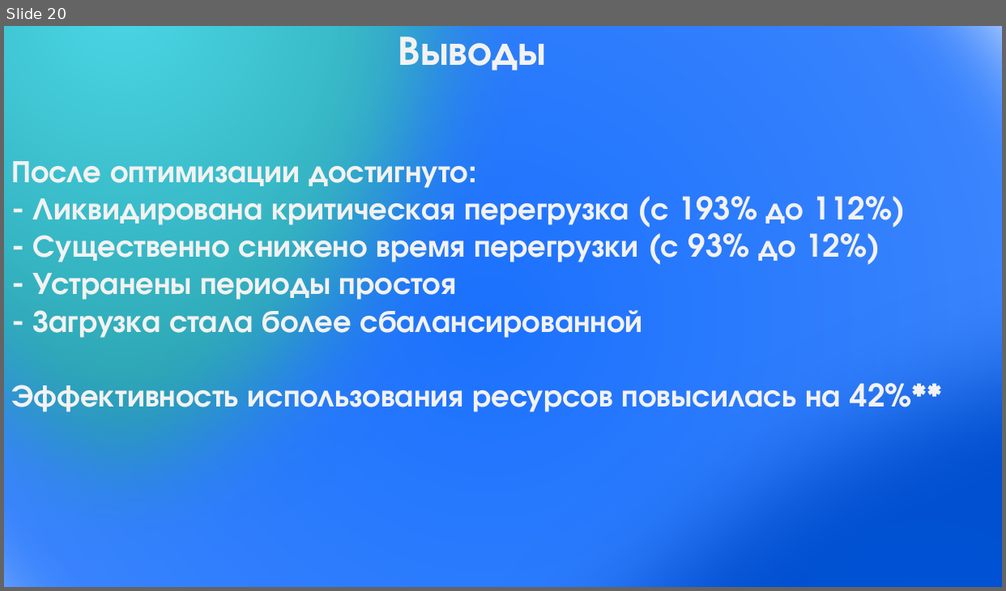
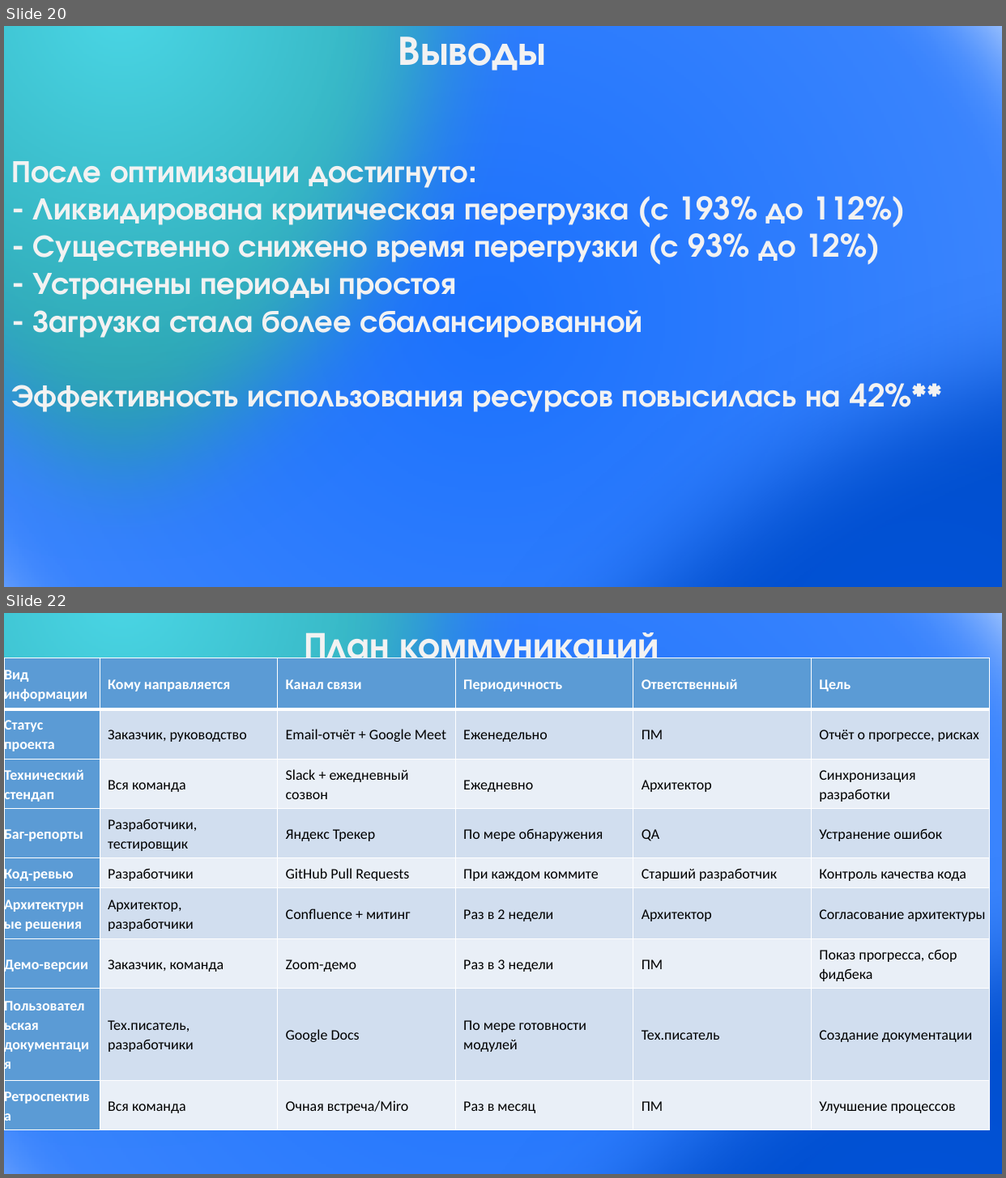
Before and after one commit to HozainFermi/upp, a slide deck: Презентация1.pptx. Shown one above the other, each under a label of ours: slide 20 before the commit, slides 20 and 22 after it; the slides between them are not shown. The pictures are 1006x591 and 1006x1178 pixels, drawn with LibreOffice and Linux fonts; fonts in the diff are those of the drawing. Boxes give left, top, right and bottom in pixels: in the first picture for what was removed or moved away, otherwise in the second. Text is boxed around its words. In the diff, an @@ line names an element or a change of style, - is before the commit and + after.

```diff
--- a/Презентация1.pptx
+++ b/Презентация1.pptx
@@ slide 22 added at (4,613,1002,1174), background #FFFFFF @@
@@ ellipse added at (4,613,1002,1174), fill gradient #002D76 to #1B71FD to #72A7FE, outline #43739E 1 pt @@
@@ ellipse added at (4,613,550,1174), fill gradient #4AD6E5 to #137C87, outline #43739E 1 pt @@
@@ text added at (304,632,659,667), 36 pt, text #F2F2F2, bold @@
+План коммуникаций
@@ table added at (4,658,991,1130), 9 rows, 6 columns @@
+Вид информации | Кому направляется | Канал связи | Периодичность | Ответственный | Цель
+Статус проекта | Заказчик, руководство | Email-отчёт + Google Meet | Еженедельно | ПМ | Отчёт о прогрессе, рисках
+Технический стендап | Вся команда | Slack + ежедневный созвон | Ежедневно | Архитектор | Синхронизация разработки
+Баг-репорты | Разработчики, тестировщик | Яндекс Трекер | По мере обнаружения | QA | Устранение ошибок
+Код-ревью | Разработчики | GitHub Pull Requests | При каждом коммите | Старший разработчик | Контроль качества кода
+Архитектурные решения | Архитектор, разработчики | Confluence + митинг | Раз в 2 недели | Архитектор | Согласование архитектуры
+Демо-версии | Заказчик, команда | Zoom-демо | Раз в 3 недели | ПМ | Показ прогресса, сбор фидбека
+Пользовательская документация | Тех.писатель, разработчики | Google Docs | По мере готовности модулей | Тех.писатель | Создание документации
+Ретроспектива | Вся команда | Очная встреча/Miro | Раз в месяц | ПМ | Улучшение процессов
@@ ellipse added at (245,657,1002,1174), fill gradient #156EFF to #0153D9 to #0046B8, outline #43739E 1 pt @@
```
Also in this commit, not shown: 13 other slides added, 2 other files.
